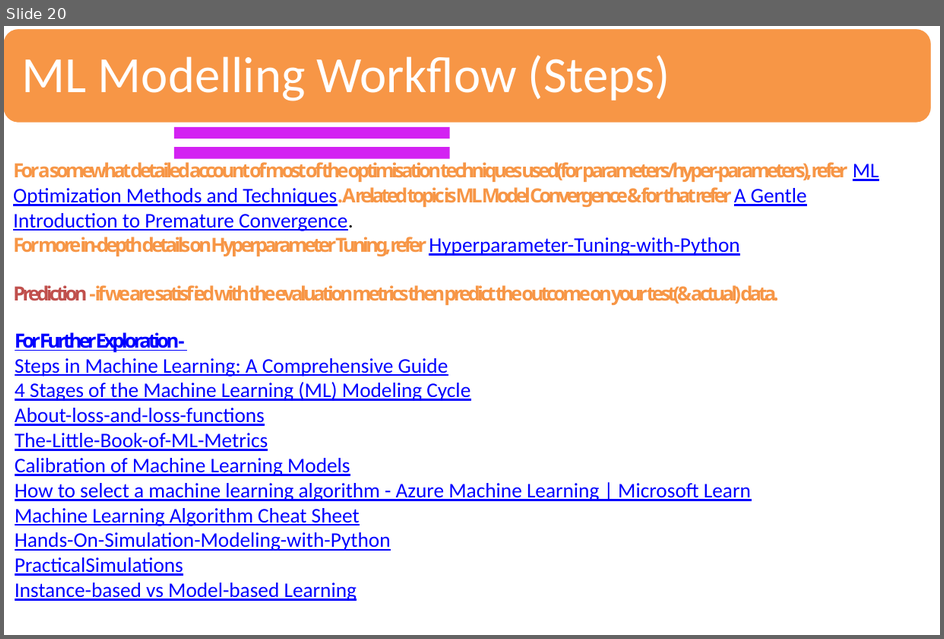
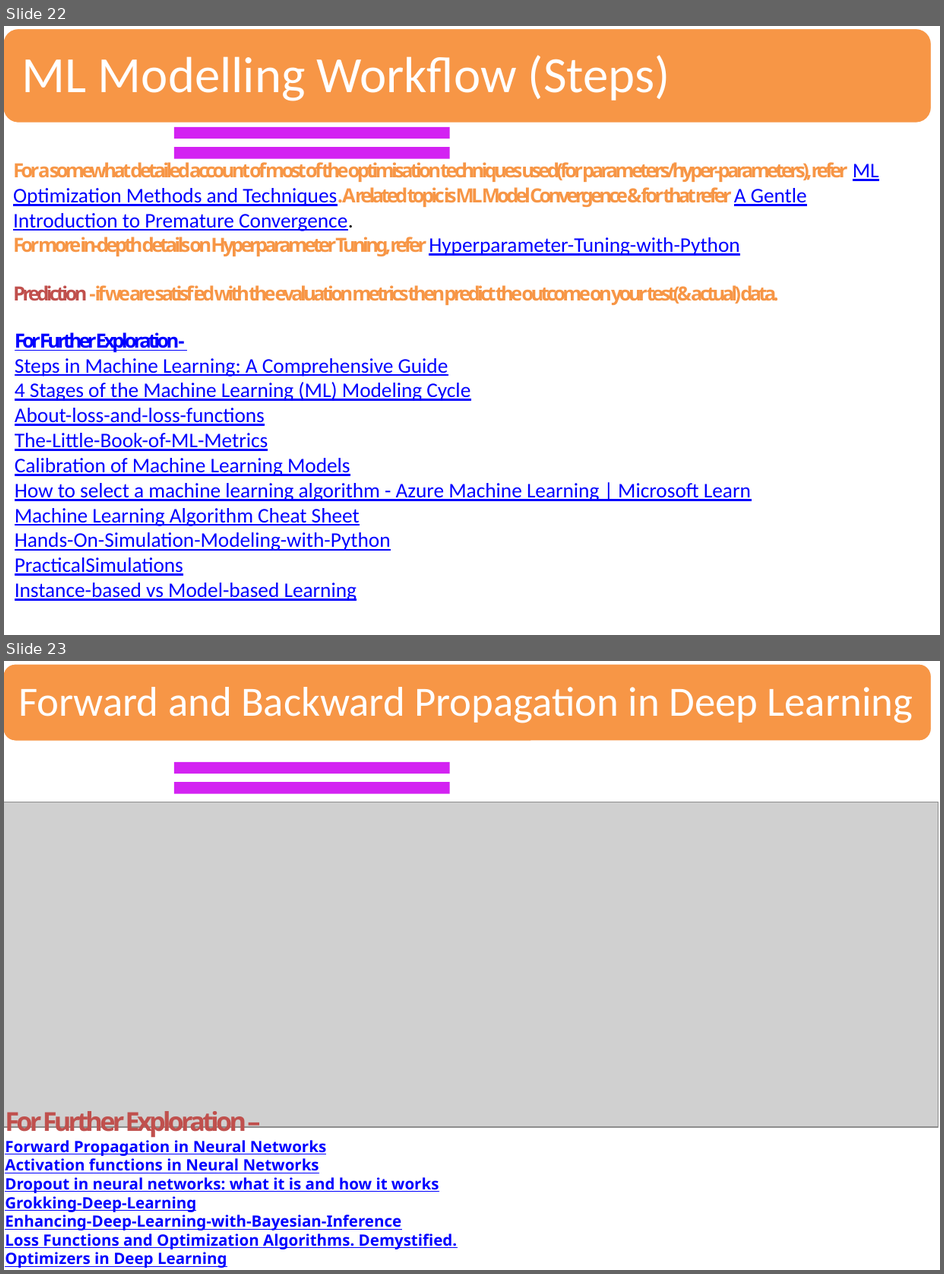
Before and after one commit to sandipray63in/Some_Self_Learning_Decks, a slide deck: AI, ML, DL & Related Topics(WIP).pptx. Shown one above the other, each under a label of ours: slide 20 before the commit, slides 22 and 23 after it. The pictures are 944x639 and 944x1274 pixels, drawn with LibreOffice and Linux fonts; fonts in the diff are those of the drawing; grey boxes stand for pictures. Boxes give left, top, right and bottom in pixels: in the first picture for what was removed or moved away, otherwise in the second. Text is boxed around its words. In the diff, an @@ line names an element or a change of style, - is before the commit and + after.

```diff
--- a/AI, ML, DL & Related Topics(WIP).pptx
+++ b/AI, ML, DL & Related Topics(WIP).pptx
@@ slide 23 added at box(4, 661, 940, 1270), background #FFFFFF @@
@@ rounded rectangle added at box(4, 663, 933, 742), fill #F79646, outline #FFFFFF 2 pt @@
@@ text added at box(18, 687, 913, 723), 32 pt, text #FFFFFF @@
+Forward and Backward Propagation in Deep Learning
@@ freeform shape added at box(174, 762, 451, 773), fill #D322F2 @@
@@ freeform shape added at box(174, 782, 451, 793), fill #D322F2 @@
@@ picture added at box(4, 802, 939, 1128) @@
@@ text added at box(5, 1111, 458, 1267), 12 pt, text #0000FF, bold, underline @@
+For Further Exploration –
+Forward Propagation in Neural Networks
+Activation functions in Neural Networks
+Dropout in neural networks: what it is and how it works
+Grokking-Deep-Learning
+Enhancing-Deep-Learning-with-Bayesian-Inference
+Loss Functions and Optimization Algorithms. Demystified.
+Optimizers in Deep Learning
@@ what was slide 20 is now slide 22 @@
```
Also in this commit, not shown: 3 slides changed, 10 other slides added.
